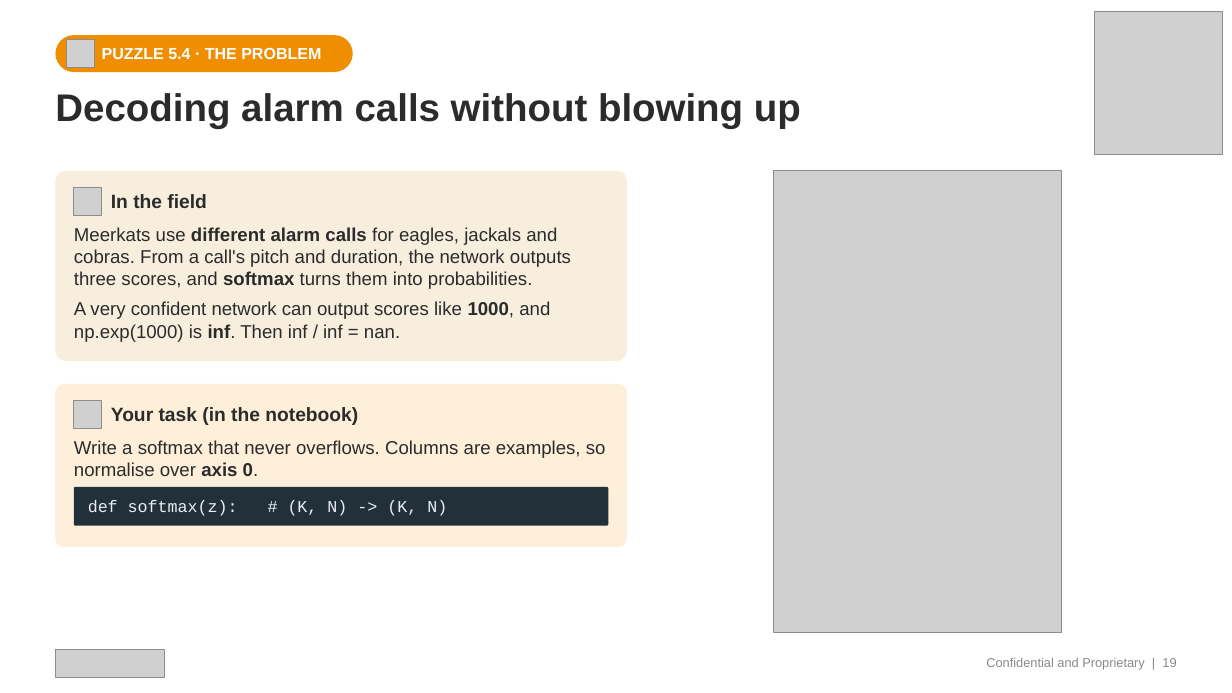
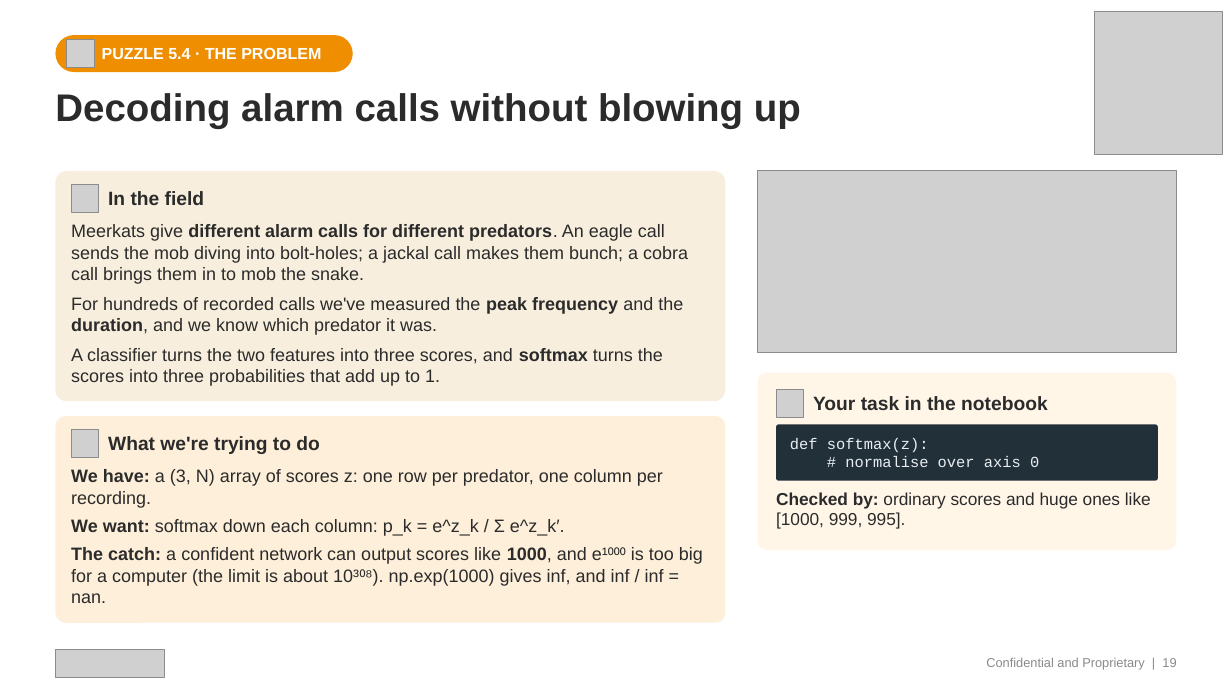
Before and after one commit to transitionbio/udl-ch1-8-tutorial, a slide deck: slide 19 of slides/TBio_UDL_Ch1-8_OneHour.pptx. Drawn at 1232x693 pixels with LibreOffice and Linux fonts; fonts in the diff are those of the drawing; grey boxes stand for pictures. Boxes give left, top, right and bottom in pixels: in the first picture for what was removed or moved away, otherwise in the second. Text is boxed around its words. In the diff, an @@ line names an element or a change of style, - is before the commit and + after.

```diff
--- a/slides/TBio_UDL_Ch1-8_OneHour.pptx
+++ b/slides/TBio_UDL_Ch1-8_OneHour.pptx
@@ rounded rectangle: place and size @@
-rounded rectangle at [55, 171, 627, 360]
+rounded rectangle at [55, 171, 726, 401]
@@ picture added at [758, 171, 1177, 352] @@
@@ picture removed at [775, 171, 1063, 633] @@
@@ text at [71, 224, 688, 386]: text changed; size 14.5 to 14 pt @@
-Meerkats use different alarm calls for eagles, jackals and cobras. From a call's pitch and duration, the network outputs three scores, and softmax turns them into probabilities.
-A very confident network can output scores like 1000, and np.exp(1000) is inf. Then inf / inf = nan.
+Meerkats give different alarm calls for different predators. An eagle call sends the mob diving into bolt-holes; a jackal call makes them bunch; a cobra call brings them in to mob the snake.
+For hundreds of recorded calls we've measured the peak frequency and the duration, and we know which predator it was.
+A classifier turns the two features into three scores, and softmax turns the scores into three probabilities that add up to 1.
@@ rounded rectangle added at [758, 372, 1177, 550], fill #FFF6E8 @@
@@ picture: place and size @@
-picture at [74, 400, 102, 428]
+picture at [776, 389, 804, 417]
@@ rounded rectangle: place and size @@
-rounded rectangle at [55, 384, 627, 546]
+rounded rectangle at [55, 416, 726, 623]
@@ text at [813, 396, 1048, 410]: text changed @@
-Your task (in the notebook)
+Your task in the notebook
@@ picture added at [71, 430, 99, 457] @@
@@ text added at [108, 436, 319, 454], 15 pt, text #2B2B2B, bold @@
+What we're trying to do
@@ rounded rectangle added at [776, 424, 1158, 481], fill #22303A @@
@@ text added at [790, 438, 1039, 467], 12 pt, text #E8EEF2 @@
+def softmax(z):
+# normalise over axis 0
@@ text at [71, 469, 703, 603]: text changed; size 14.5 to 14 pt @@
-Write a softmax that never overflows. Columns are examples, so normalise over axis 0.
+We have: a (3, N) array of scores z: one row per predator, one column per recording.
+We want: softmax down each column: p_k = e^z_k / Σ e^z_k′.
+The catch: a confident network can output scores like 1000, and e¹⁰⁰⁰ is too big for a computer (the limit is about 10³⁰⁸). np.exp(1000) gives inf, and inf / inf = nan.
@@ rounded rectangle removed at [74, 487, 608, 526] @@
@@ text removed at [88, 500, 447, 516] @@
-def softmax(z): # (K, N) -> (K, N)
@@ text added at [776, 492, 1151, 529], 13.5 pt, text #2B2B2B @@
+Checked by: ordinary scores and huge ones like [1000, 999, 995].
```
Also in this commit, not shown: 23 other slides changed, 1 other file.
